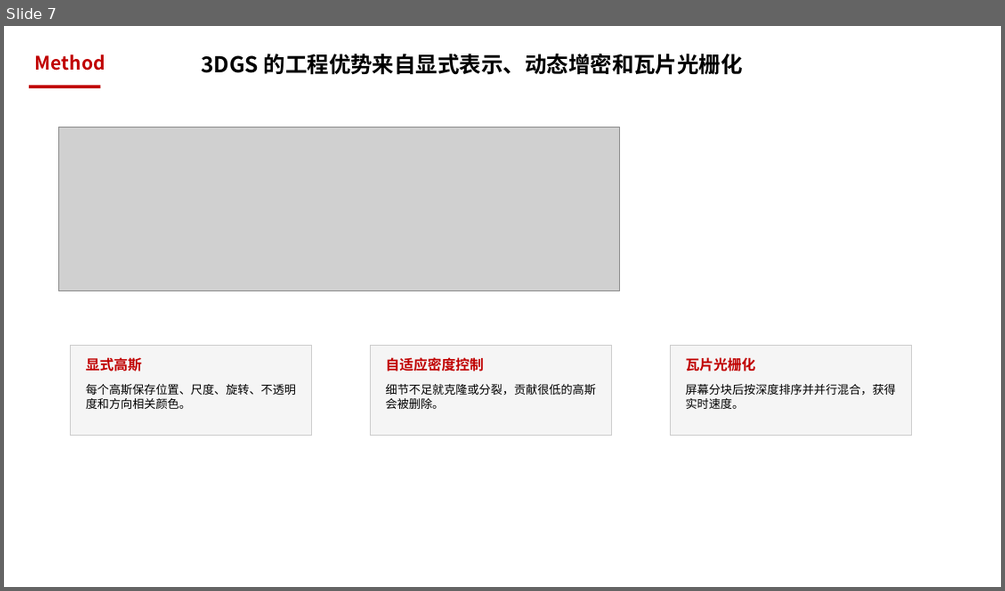
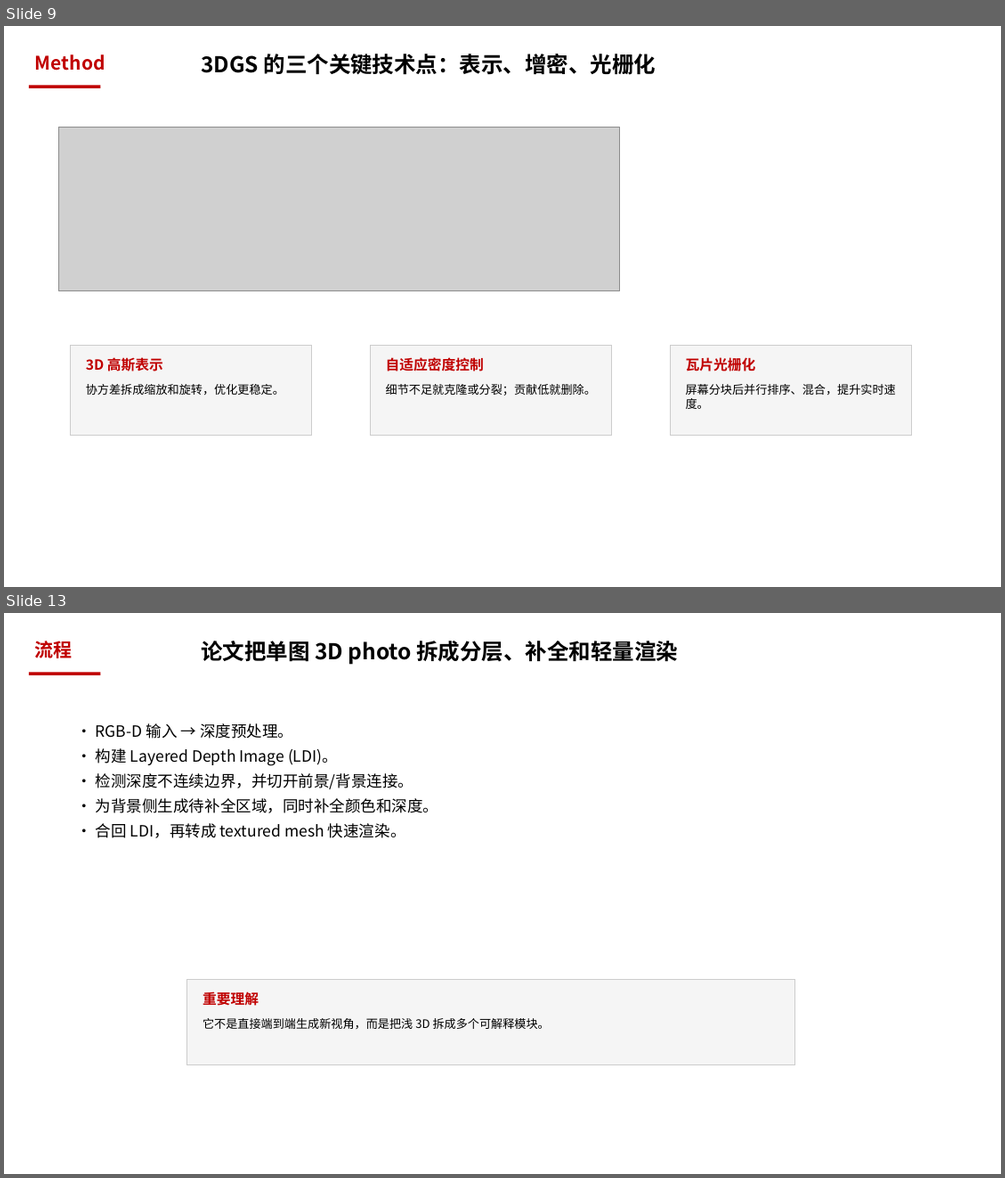
Before and after one commit to mengmcy1/gastric-cbm, a slide deck: 汇报/论文总结7.10_NeRF与3DGS_基础汇报.pptx. Shown one above the other, each under a label of ours: slide 7 before the commit, slides 9 and 13 after it; the slides between them are not shown. The pictures are 1005x591 and 1005x1178 pixels, drawn with LibreOffice and Linux fonts; fonts in the diff are those of the drawing; grey boxes stand for pictures. Boxes give left, top, right and bottom in pixels: in the first picture for what was removed or moved away, otherwise in the second. Text is boxed around its words. In the diff, an @@ line names an element or a change of style, - is before the commit and + after.

Commit message:
更新 AGENTS.md、汇报讲稿与PPT、论文总结，清理旧笔记

```diff
--- a/汇报/论文总结7.10_NeRF与3DGS_基础汇报.pptx
+++ b/汇报/论文总结7.10_NeRF与3DGS_基础汇报.pptx
@@ slide 13 added at (4, 613, 1001, 1174), background #FFFFFF @@
@@ text added at (35, 641, 73, 658), 24 pt, text #C00000, bold @@
+流程
@@ text added at (201, 641, 678, 665), 28 pt, text #000000, bold @@
+论文把单图 3D photo 拆成分层、补全和轻量渲染
@@ rectangle added at (29, 673, 100, 676), fill #C00000 @@
@@ text added at (96, 723, 439, 838), 20 pt, text #000000 @@
+• RGB-D 输入 → 深度预处理。
+• 构建 Layered Depth Image (LDI)。
+• 检测深度不连续边界，并切开前景/背景连接。
+• 为背景侧生成待补全区域，同时补全颜色和深度。
+• 合回 LDI，再转成 textured mesh 快速渲染。
@@ rectangle added at (186, 979, 794, 1065), fill #F5F5F5, outline #CCCCCC 1 pt @@
@@ text added at (202, 989, 259, 1008), 18 pt, text #C00000, bold @@
+重要理解
@@ text added at (202, 1018, 550, 1029), 15 pt, text #000000 @@
+它不是直接端到端生成新视角，而是把浅 3D 拆成多个可解释模块。
@@ what was slide 7 is now slide 9 @@
@@ slide 9 changed as well @@
@@ text at (201, 54, 655, 75): text changed @@
-3DGS 的工程优势来自显式表示、动态增密和瓦片光栅化
+3DGS 的三个关键技术点：表示、增密、光栅化
@@ text at (86, 357, 163, 371): text changed @@
-显式高斯
+3D 高斯表示
@@ text at (86, 384, 284, 394): text changed @@
-每个高斯保存位置、尺度、旋转、不透明度和方向相关颜色。
+协方差拆成缩放和旋转，优化更稳定。
@@ text at (386, 384, 596, 395): text changed @@
-细节不足就克隆或分裂，贡献很低的高斯会被删除。
+细节不足就克隆或分裂；贡献低就删除。
@@ text at (686, 384, 896, 409): text changed @@
-屏幕分块后按深度排序并并行混合，获得实时速度。
+屏幕分块后并行排序、混合，提升实时速度。
```
Also in this commit, not shown: 1 other slide changed, 14 other slides added, 8 slides removed, 15 other files.
